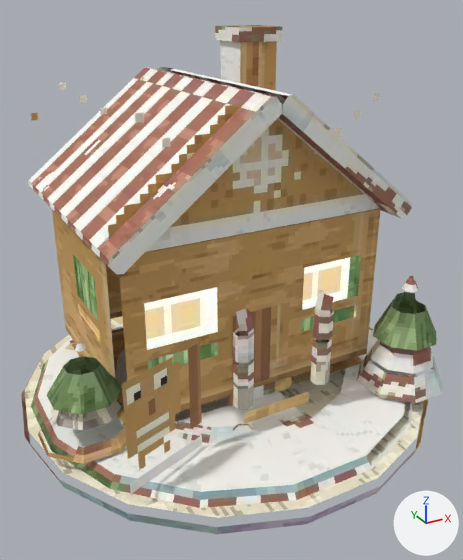
A saved change to the glTF model public/models/items/gingerbread_house.glb.
Camera for both pictures: a camera (50 mm lens) standing at (-0.924, -1.836, 1.282) and looking at (-0.008, -0.17, 0.449). The lights are fixed; the arrows at lower right show +X, +Y and +Z. The older version comes first. Where no turn or scale is listed for an object, it has been applied to the vertices. Vertices at exactly the same position are counted once.

The first picture shows 'static'.
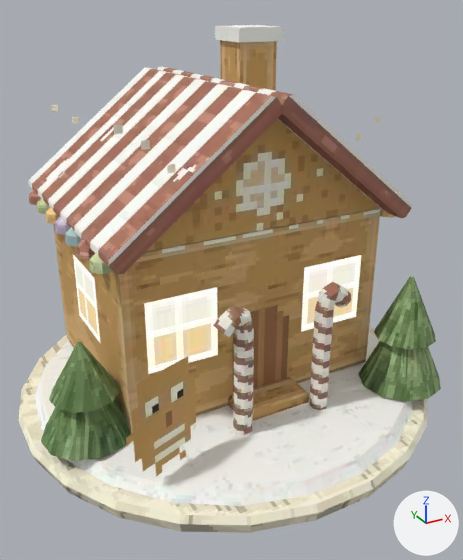
What differs and where, as boxes (x1, y1, x2, y2) in the pictures (463 x 560 px; the box of a moved part takes in the faces that stretch with it):
'static', reshaped
    before: (21, 25, 442, 534)
    after: (18, 25, 441, 533)
part 1 of me_static, rebuilt
    before: (21, 328, 428, 534)
    after: (18, 327, 427, 533)
part 2 of me_static, rebuilt
    before: (31, 316, 412, 508)
    after: (35, 332, 412, 506)
part 3 of me_static, rebuilt
    before: (233, 309, 254, 430)
    after: (213, 306, 254, 437)
part 4 of me_static, rebuilt
    before: (310, 290, 334, 385)
    after: (310, 282, 351, 410)
part 5 of me_static, rebuilt
    before: (38, 342, 127, 464)
    after: (41, 342, 130, 461)
part 6 of me_static, rebuilt (not visible before)
    after: (380, 210, 397, 218)
part 7 of me_static, rebuilt (not visible before)
    after: (55, 217, 70, 235)
part 8 of me_static, rebuilt (not visible before)
    after: (29, 190, 41, 205)
part 9 of me_static, rebuilt (not visible before)
    after: (65, 227, 82, 247)
part 10 of me_static, rebuilt (not visible before)
    after: (37, 198, 50, 214)
part 11 of me_static, rebuilt (not visible before)
    after: (77, 239, 95, 260)
part 12 of me_static, rebuilt (not visible before)
    after: (46, 207, 60, 224)
part 13 of me_static, rebuilt (not visible before)
    after: (89, 253, 114, 274)
part 14 of me_static, moved or reshaped
    before: (357, 276, 442, 403)
    after: (358, 276, 441, 401)
part 15 of me_static, surface changed
    before: (28, 25, 412, 494)
    after: (28, 25, 412, 476)

The edits, one by one:
me_static is used by ob_static; location (0.0, 0.0, 0.0).
me_static had 606 vertices, 962 faces and spanned x -0.7..0.7, y -0.8..0.6, z 0.0..1.197.
me_static now has 778 vertices, 1260 faces and spans x -0.7..0.7, y -0.8..0.6, z 0.0..1.197.
me_static part 1: the loose piece of 54 vertices spanning x -0.7..0.7, y -0.8..0.6, z 0.0..0.056 is rebuilt with 72 vertices and now spans x -0.7..0.7, y -0.8..0.6, z 0.0..0.056.
me_static part 2: the loose piece of 48 vertices spanning x -0.65..0.65, y -0.75..0.55, z 0.056..0.106 is rebuilt with 66 vertices and now spans x -0.65..0.65, y -0.75..0.55, z 0.056..0.106.
me_static part 3: the loose piece of 42 vertices spanning x -0.226..-0.11, y -0.501..-0.449, z 0.1..0.519 is rebuilt with 56 vertices and now spans x -0.226..-0.11, y -0.501..-0.449, z 0.1..0.519.
me_static part 4: the loose piece of 42 vertices spanning x 0.11..0.226, y -0.501..-0.449, z 0.1..0.519 is rebuilt with 56 vertices and now spans x 0.11..0.226, y -0.501..-0.449, z 0.1..0.519.
me_static part 5: the loose piece of 32 vertices spanning x -0.675..-0.4, y -0.387..-0.112, z 0.1..0.4 is rebuilt with 44 vertices and now spans x -0.675..-0.4, y -0.387..-0.118, z 0.1..0.4.
me_static part 6: the loose piece of 18 vertices spanning x 0.441..0.509, y -0.372..-0.303, z 0.644..0.694 is rebuilt with 24 vertices and now spans x 0.441..0.509, y -0.372..-0.303, z 0.644..0.694.
me_static part 7: the loose piece of 18 vertices spanning x -0.509..-0.441, y -0.034..0.034, z 0.644..0.694 is rebuilt with 24 vertices and now spans x -0.509..-0.441, y -0.034..0.034, z 0.644..0.694.
me_static part 8: the loose piece of 18 vertices spanning x -0.509..-0.441, y 0.303..0.372, z 0.644..0.694 is rebuilt with 24 vertices and now spans x -0.509..-0.441, y 0.303..0.372, z 0.644..0.694.
me_static part 9: the loose piece of 18 vertices spanning x -0.509..-0.441, y -0.147..-0.078, z 0.644..0.694 is rebuilt with 24 vertices and now spans x -0.509..-0.441, y -0.147..-0.078, z 0.644..0.694.
me_static part 10: the loose piece of 18 vertices spanning x -0.509..-0.441, y 0.191..0.259, z 0.644..0.694 is rebuilt with 24 vertices and now spans x -0.509..-0.441, y 0.191..0.259, z 0.644..0.694.
me_static part 11: the loose piece of 18 vertices spanning x -0.509..-0.441, y -0.259..-0.191, z 0.644..0.694 is rebuilt with 24 vertices and now spans x -0.509..-0.441, y -0.259..-0.191, z 0.644..0.694.
me_static part 12: the loose piece of 18 vertices spanning x -0.509..-0.441, y 0.078..0.147, z 0.644..0.694 is rebuilt with 24 vertices and now spans x -0.509..-0.441, y 0.078..0.147, z 0.644..0.694.
me_static part 13: the loose piece of 18 vertices spanning x -0.509..-0.441, y -0.372..-0.303, z 0.644..0.694 is rebuilt with 24 vertices and now spans x -0.509..-0.441, y -0.372..-0.303, z 0.644..0.694.
me_static part 14: 30 vertices removed from x 0.338..0.613, y -0.613..-0.338, z 0.1..0.475; 42 vertices added at x 0.338..0.613, y -0.613..-0.343, z 0.1..0.475.
me_static part 15: 128 kept faces spanning x -0.526..0.49, y -0.571..0.425, z 0.103..1.197 get new texture (UV) coordinates.
Other edits to the shape of me_static do not show in these pictures.
